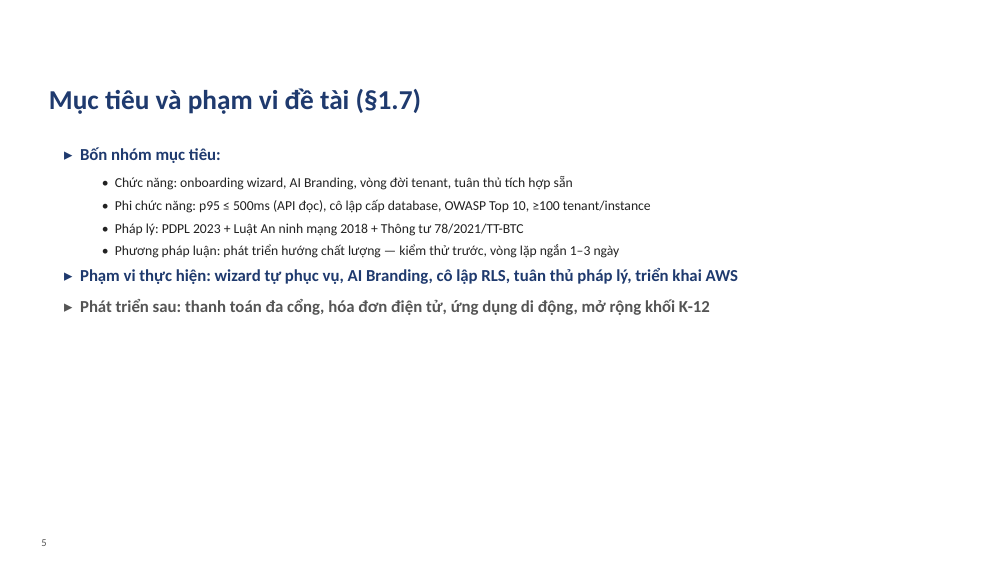
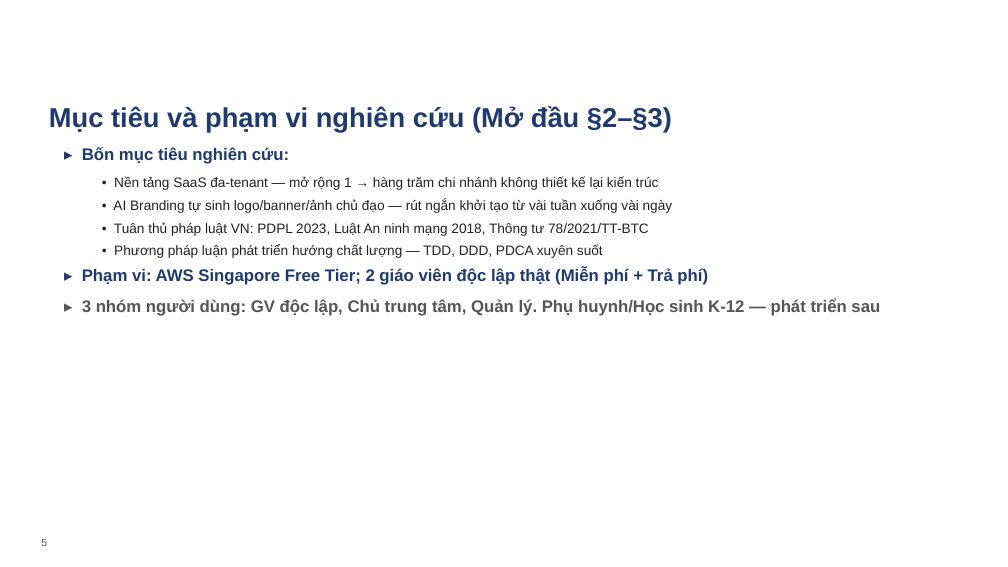
Before and after one commit to VictorAurelius/2026-Kite-Class-Platform, a slide deck: slide 5 of documents/08-thesis/defense/KiteHub-baove-khoaluan-20slide.pptx. Drawn at 1008x567 pixels with LibreOffice and Linux fonts; fonts in the diff are those of the drawing; background and template pictures are left out. Boxes give left, top, right and bottom in pixels: in the first picture for what was removed or moved away, otherwise in the second. Text is boxed around its words. In the diff, an @@ line names an element or a change of style, - is before the commit and + after.

```diff
--- a/documents/08-thesis/defense/KiteHub-baove-khoaluan-20slide.pptx
+++ b/documents/08-thesis/defense/KiteHub-baove-khoaluan-20slide.pptx
@@ text at bbox=[49, 106, 672, 132]: text changed; font Calibri to Arial @@
-Mục tiêu và phạm vi đề tài (§1.7)
+Mục tiêu và phạm vi nghiên cứu (Mở đầu §2–§3)
@@ text at bbox=[82, 147, 880, 316]: text changed; font Calibri to Arial @@
-▸ Bốn nhóm mục tiêu:
-  • Chức năng: onboarding wizard, AI Branding, vòng đời tenant, tuân thủ tích hợp sẵn
-  • Phi chức năng: p95 ≤ 500ms (API đọc), cô lập cấp database, OWASP Top 10, ≥100 tenant/instance
-  • Pháp lý: PDPL 2023 + Luật An ninh mạng 2018 + Thông tư 78/2021/TT-BTC
-  • Phương pháp luận: phát triển hướng chất lượng — kiểm thử trước, vòng lặp ngắn 1–3 ngày
-▸ Phạm vi thực hiện: wizard tự phục vụ, AI Branding, cô lập RLS, tuân thủ pháp lý, triển khai AWS
-▸ Phát triển sau: thanh toán đa cổng, hóa đơn điện tử, ứng dụng di động, mở rộng khối K-12
+▸ Bốn mục tiêu nghiên cứu:
+  • Nền tảng SaaS đa-tenant — mở rộng 1 → hàng trăm chi nhánh không thiết kế lại kiến trúc
+  • AI Branding tự sinh logo/banner/ảnh chủ đạo — rút ngắn khởi tạo từ vài tuần xuống vài ngày
+  • Tuân thủ pháp luật VN: PDPL 2023, Luật An ninh mạng 2018, Thông tư 78/2021/TT-BTC
+  • Phương pháp luận phát triển hướng chất lượng — TDD, DDD, PDCA xuyên suốt
+▸ Phạm vi: AWS Singapore Free Tier; 2 giáo viên độc lập thật (Miễn phí + Trả phí)
+▸ 3 nhóm người dùng: GV độc lập, Chủ trung tâm, Quản lý. Phụ huynh/Học sinh K-12 — phát triển sau
@@ text "5" at bbox=[41, 539, 47, 546]: font Calibri to Arial @@
```
Also in this commit, not shown: 20 other slides changed, 1 slide added, 1 slide removed, 12 other files.
